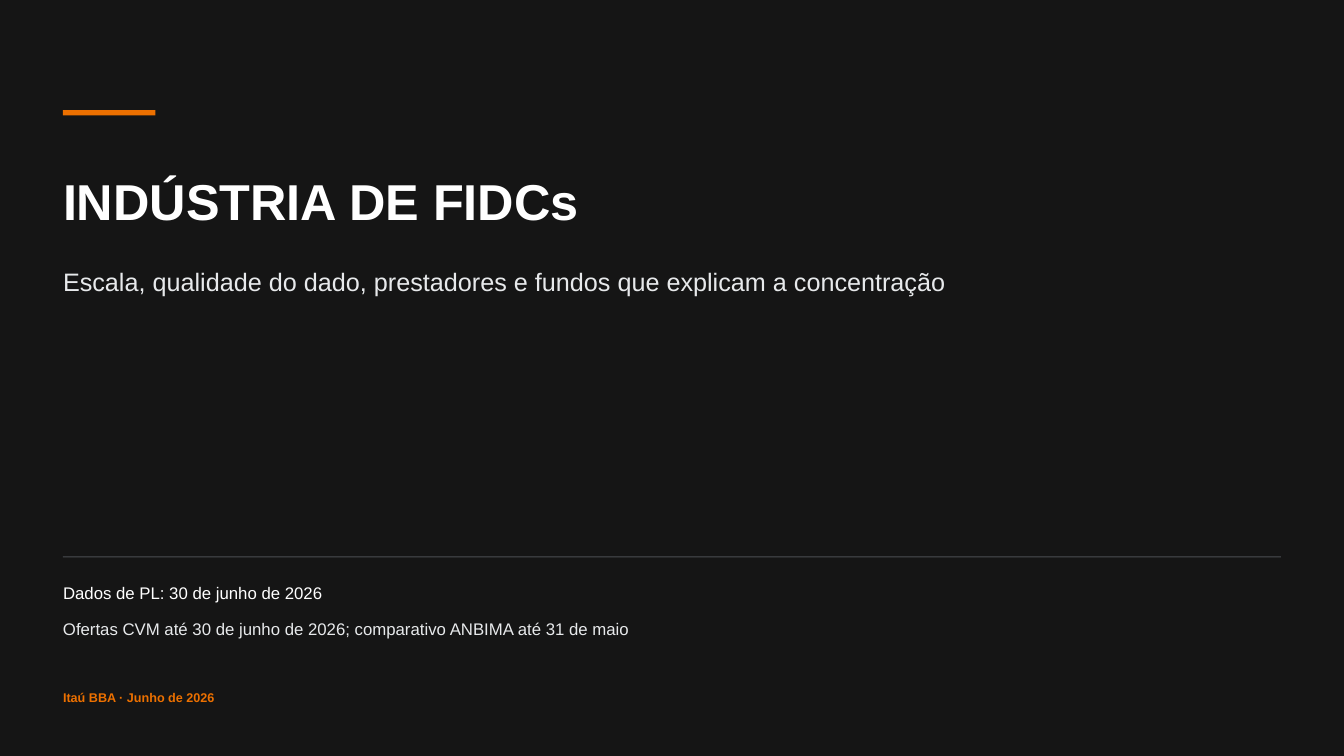
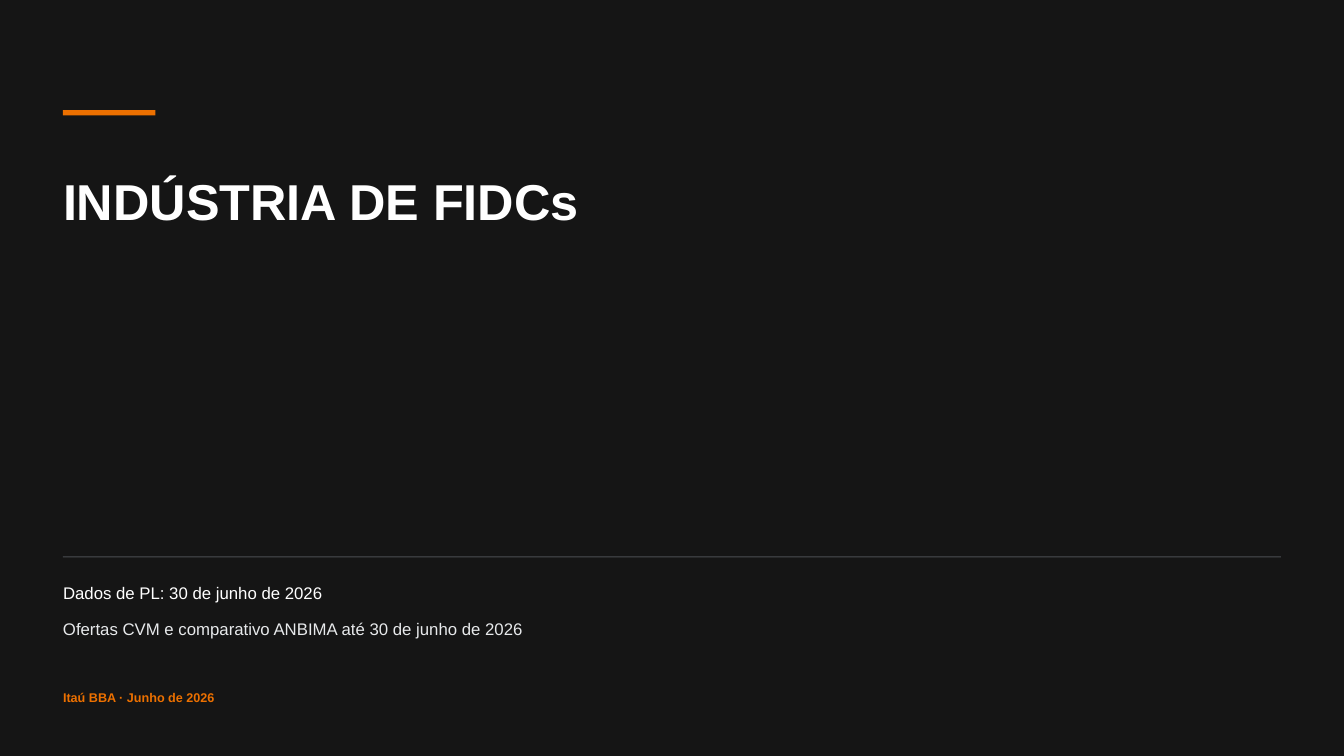
Before and after one commit to abalroar/fidc, a slide deck: slide 1 of data/industry_study/generated_revision/industry_executive_revised.pptx. Drawn at 1344x756 pixels with LibreOffice and Linux fonts; fonts in the diff are those of the drawing. Boxes give left, top, right and bottom in pixels: in the first picture for what was removed or moved away, otherwise in the second. Text is boxed around its words. In the diff, an @@ line names an element or a change of style, - is before the commit and + after.

Commit message:
Revisa deck executivo e republica bundle de junho

```diff
--- a/data/industry_study/generated_revision/industry_executive_revised.pptx
+++ b/data/industry_study/generated_revision/industry_executive_revised.pptx
@@ text removed at box(63, 272, 945, 296) @@
-Escala, qualidade do dado, prestadores e fundos que explicam a concentração
@@ text at box(63, 622, 522, 639): text changed @@
-Ofertas CVM até 30 de junho de 2026; comparativo ANBIMA até 31 de maio
+Ofertas CVM e comparativo ANBIMA até 30 de junho de 2026
```
Also in this commit, not shown: 16 other slides changed, 7 slides removed, 23 other files.
